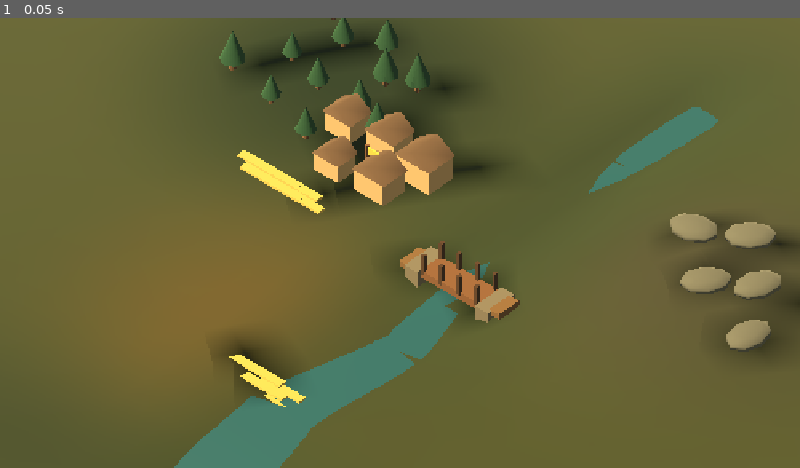
Above: before the commit, frame 1.
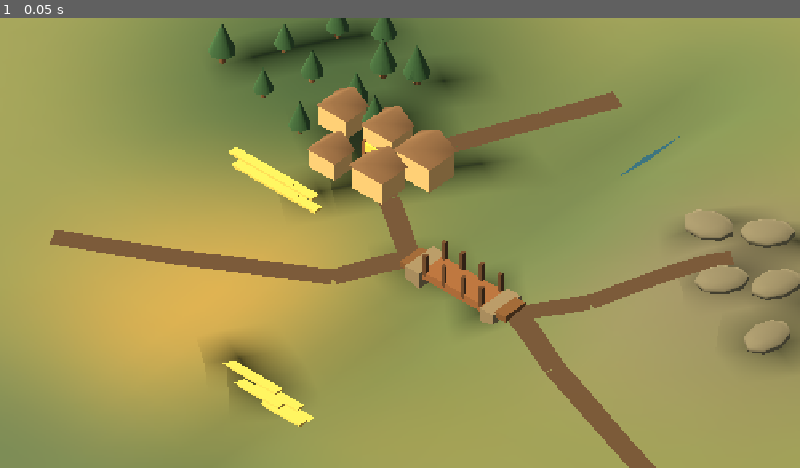
Above: after the commit, the same moment.

Repository: tomat60/pixel-nations
Game: Godot game, scene res://scenes/aurelian/reference_v1/aurelian_reference_v1.tscn
The game is run twice, just before and just after one commit, with the same random seed, the same clock (stepped at 60 frames per second) and the same inputs. This scene is started directly instead of the project's main scene.
Inputs:
- Up to frame 1 (0.05 s): no input

The runs differ from the first frame. In frame 1, 91% of the frame differs, in the area x 0-100%, y 0-100%.

Commit message:
fix(godot): make Aurelian routes river and biomes map-legible

Diff:
--- a/game/scenes/aurelian/reference_v1/aurelian_reference_v1_renderfix.gd
+++ b/game/scenes/aurelian/reference_v1/aurelian_reference_v1_renderfix.gd
@@ -5,13 +5,13 @@
 	world_environment.name = "Environment"
 	var environment := Environment.new()
 	environment.background_mode = Environment.BG_COLOR
-	environment.background_color = Color("#68766a")
+	environment.background_color = Color("#667050")
 	environment.ambient_light_source = Environment.AMBIENT_SOURCE_COLOR
-	environment.ambient_light_color = Color("#c5c0a8")
-	environment.ambient_light_energy = 0.36
+	environment.ambient_light_color = Color("#c8c0a7")
+	environment.ambient_light_energy = 0.42
 	environment.fog_enabled = true
-	environment.fog_light_color = Color("#87958a")
-	environment.fog_density = 0.0012
+	environment.fog_light_color = Color("#7f8c7e")
+	environment.fog_density = 0.0008
 	environment.tonemap_mode = Environment.TONE_MAPPER_FILMIC
 	environment.tonemap_exposure = 1.0
 	world_environment.environment = environment
@@ -20,41 +20,40 @@
 	var sun := DirectionalLight3D.new()
 	sun.name = "Sun"
 	sun.rotation_degrees = Vector3(-52.0, -32.0, 0.0)
-	sun.light_color = Color("#f3d7a5")
-	sun.light_energy = 0.72
+	sun.light_color = Color("#f0d5aa")
+	sun.light_energy = 0.78
 	sun.shadow_enabled = true
 	add_child(sun)
 
 func _vertex_color_material(roughness: float) -> StandardMaterial3D:
 	var material := super._vertex_color_material(roughness)
 	material.cull_mode = BaseMaterial3D.CULL_DISABLED
-	material.albedo_color = Color("#a5a08c")
+	material.albedo_color = Color.WHITE
 	return material
 
 func _material(color: Color, roughness: float) -> StandardMaterial3D:
 	var adjusted := color
 	if color == COLOR_ROAD:
-		adjusted = Color("#765b3d")
+		adjusted = Color("#654b33")
 	elif color == COLOR_WATER:
-		adjusted = Color("#315d66")
-	var material := super._material(adjusted, roughness)
-	return material
+		adjusted = Color("#315a63")
+	return super._material(adjusted, roughness)
 
 func _terrain_color(point: Vector2) -> Color:
-	var color := Color("#667250")
-	var forest_weight := _radial_weight(point, LANDMARKS["ForestWorkEdge"], 245.0)
-	var ridge_weight := _radial_weight(point, LANDMARKS["NorthRidge"], 230.0)
-	var field_weight := _radial_weight(point, LANDMARKS["FieldsPlains"], 245.0)
-	var marsh_weight := _radial_weight(point, LANDMARKS["SouthMarsh"], 285.0)
+	var color := Color("#667050")
+	var forest_weight := _radial_weight(point, LANDMARKS["ForestWorkEdge"], 285.0)
+	var ridge_weight := _radial_weight(point, LANDMARKS["NorthRidge"], 265.0)
+	var field_weight := _radial_weight(point, LANDMARKS["FieldsPlains"], 285.0)
+	var marsh_weight := _radial_weight(point, LANDMARKS["SouthMarsh"], 320.0)
 	var river_distance := _distance_to_polyline(point, RIVER_POINTS)
-	var river_weight := _smooth01(1.0 - river_distance / 150.0)
-	var south_weight := _smooth01((point.y - 560.0) / 250.0)
+	var river_weight := _smooth01(1.0 - river_distance / 165.0)
+	var south_weight := _smooth01((point.y - 520.0) / 300.0)
 
-	color = color.lerp(Color("#304735"), forest_weight * 0.88)
-	color = color.lerp(Color("#67675f"), ridge_weight * 0.84)
-	color = color.lerp(Color("#927b49"), field_weight * 0.72)
-	color = color.lerp(Color("#485b49"), marsh_weight * south_weight * 0.78)
-	color = color.lerp(Color("#4e674d"), river_weight * 0.55)
+	color = color.lerp(Color("#2f4936"), forest_weight * 0.92)
+	color = color.lerp(Color("#64645d"), ridge_weight * 0.88)
+	color = color.lerp(Color("#937c48"), field_weight * 0.84)
+	color = color.lerp(Color("#455c4e"), marsh_weight * south_weight * 0.88)
+	color = color.lerp(Color("#47604a"), river_weight * 0.58)
 	return color
 
 func _radial_weight(point: Vector2, center: Vector2, radius: float) -> float:
@@ -71,14 +70,52 @@
 	outflow_points.append(Vector2(620, 980))
 	outflow_points.append(Vector2(650, 1080))
 	outflow_points.append(Vector2(690, 1200))
-	river.mesh = _ribbon_mesh(_resample_polyline(outflow_points, 7), 0.72, 3.50, -0.075)
-	var water_material := _material(Color("#315d66"), 0.38)
+	var sampled := _resample_polyline(outflow_points, 7)
+	river.mesh = _water_ribbon_mesh(sampled, 0.72, 3.35)
+	var water_material := _material(Color("#315a63"), 0.42)
 	water_material.cull_mode = BaseMaterial3D.CULL_DISABLED
+	water_material.shading_mode = BaseMaterial3D.SHADING_MODE_UNSHADED
 	river.material_override = water_material
 	add_child(river)
 
+func _water_ribbon_mesh(points: Array, width_north: float, width_south: float) -> ArrayMesh:
+	var surface := SurfaceTool.new()
+	surface.begin(Mesh.PRIMITIVE_TRIANGLES)
+	for index in range(points.size() - 1):
+		var a: Vector2 = points[index]
+		var b: Vector2 = points[index + 1]
+		var tangent := (b - a).normalized()
+		var normal := Vector2(-tangent.y, tangent.x)
+		var wa := lerpf(width_north, width_south, clampf(a.y / 1200.0, 0.0, 1.0)) * 0.5
+		var wb := lerpf(width_north, width_south, clampf(b.y / 1200.0, 0.0, 1.0)) * 0.5
+		var ah := terrain_height_at(a) + 0.035
+		var bh := terrain_height_at(b) + 0.035
+		var a_left := topology_to_world(a, ah) + Vector3(normal.x * wa, 0.0, normal.y * wa)
+		var a_right := topology_to_world(a, ah) - Vector3(normal.x * wa, 0.0, normal.y * wa)
+		var b_left := topology_to_world(b, bh) + Vector3(normal.x * wb, 0.0, normal.y * wb)
+		var b_right := topology_to_world(b, bh) - Vector3(normal.x * wb, 0.0, normal.y * wb)
+		for vertex in [a_left, b_left, a_right, a_right, b_left, b_right]:
+			surface.add_vertex(vertex)
+	surface.generate_normals()
+	return surface.commit()
+
+func _build_roads() -> void:
+	var road_root := Node3D.new()
+	road_root.name = "Roads"
+	add_child(road_root)
+	var road_material := _material(Color("#60472f"), 1.0)
+	road_material.shading_mode = BaseMaterial3D.SHADING_MODE_UNSHADED
+	road_material.cull_mode = BaseMaterial3D.CULL_DISABLED
+	for route_name in ROUTES.keys():
+		var route_points := _resample_polyline(ROUTES[route_name], 5)
+		var road := MeshInstance3D.new()
+		road.name = String(route_name)
+		road.mesh = _terrain_ribbon_mesh(route_points, 0.42)
+		road.material_override = road_material
+		road_root.add_child(road)
+
 func _build_cameras() -> void:
-	var sizes := {"village": 8.8, "map": 14.2, "world": 18.2}
+	var sizes := {"village": 8.4, "map": 13.4, "world": 16.6}
 	for preset in CAMERA_CONTRACT.keys():
 		var definition: Dictionary = CAMERA_CONTRACT[preset]
 		var camera := Camera3D.new()
@@ -87,7 +124,7 @@
 		camera.size = float(sizes[preset])
 		var focus_point: Vector2 = definition["center"]
 		var focus := topology_to_world(focus_point, terrain_height_at(focus_point) * 0.35)
-		camera.position = focus + Vector3(8.3, 10.2, 9.1)
+		camera.position = focus + Vector3(7.6, 9.4, 8.5)
 		add_child(camera)
 		camera.look_at(focus, Vector3.UP)
 		cameras[preset] = camera
